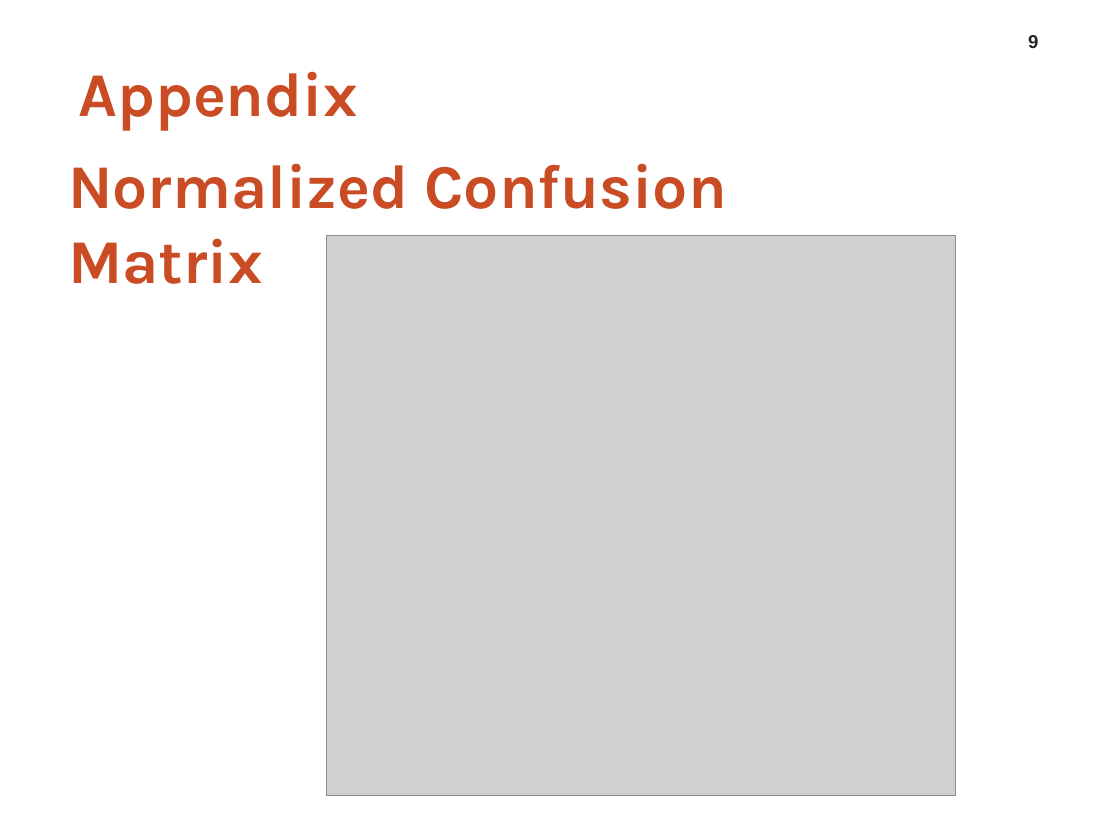
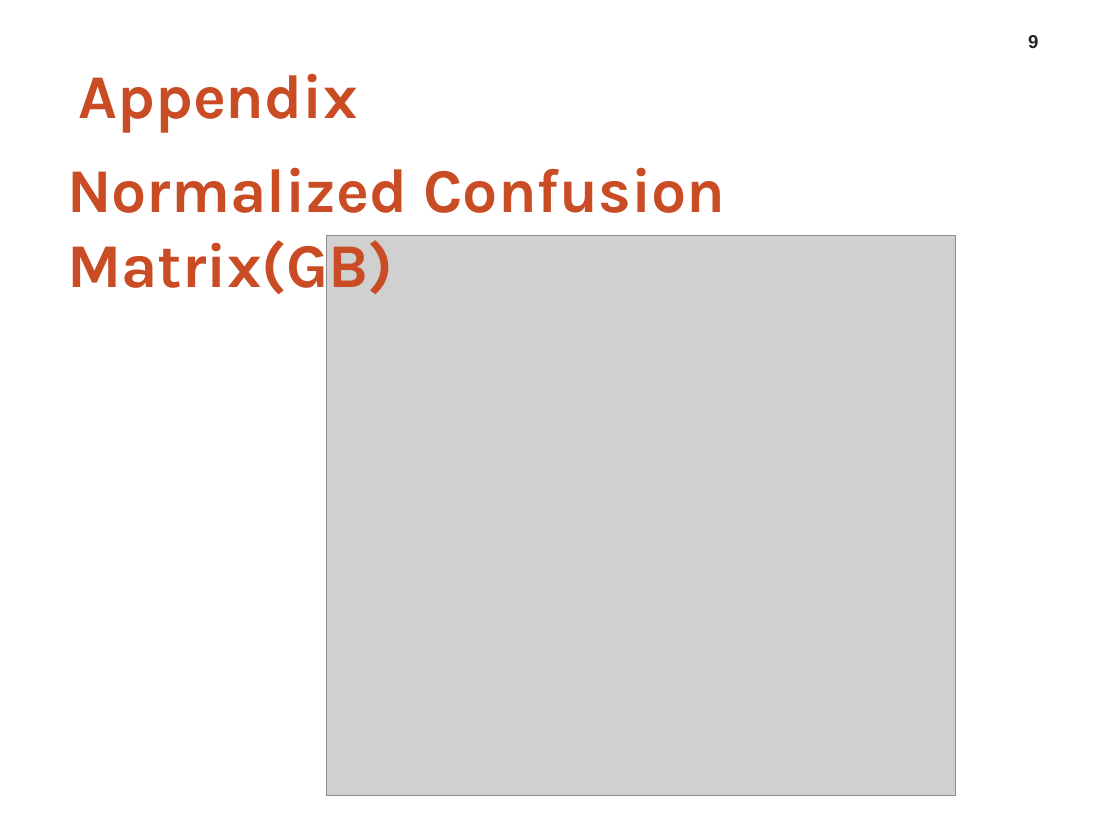
Before and after one commit to leo2506/metis-work, a slide deck: slide 9 of Project 3/Slides/Good or Bad Loans.pptx. Drawn at 1120x840 pixels with LibreOffice and Linux fonts; fonts in the diff are those of the drawing; grey boxes stand for pictures; background and template pictures are left out. Boxes give left, top, right and bottom in pixels: in the first picture for what was removed or moved away, otherwise in the second. Text is boxed around its words. In the diff, an @@ line names an element or a change of style, - is before the commit and + after.

```diff
--- a/Project 3/Slides/Good or Bad Loans.pptx
+++ b/Project 3/Slides/Good or Bad Loans.pptx
@@ text at (67, 167, 725, 302): text changed @@
-Normalized Confusion Matrix
+Normalized Confusion Matrix(GB)
```
Also in this commit, not shown: 2 other slides changed, 1 slide added, 9 other files.
